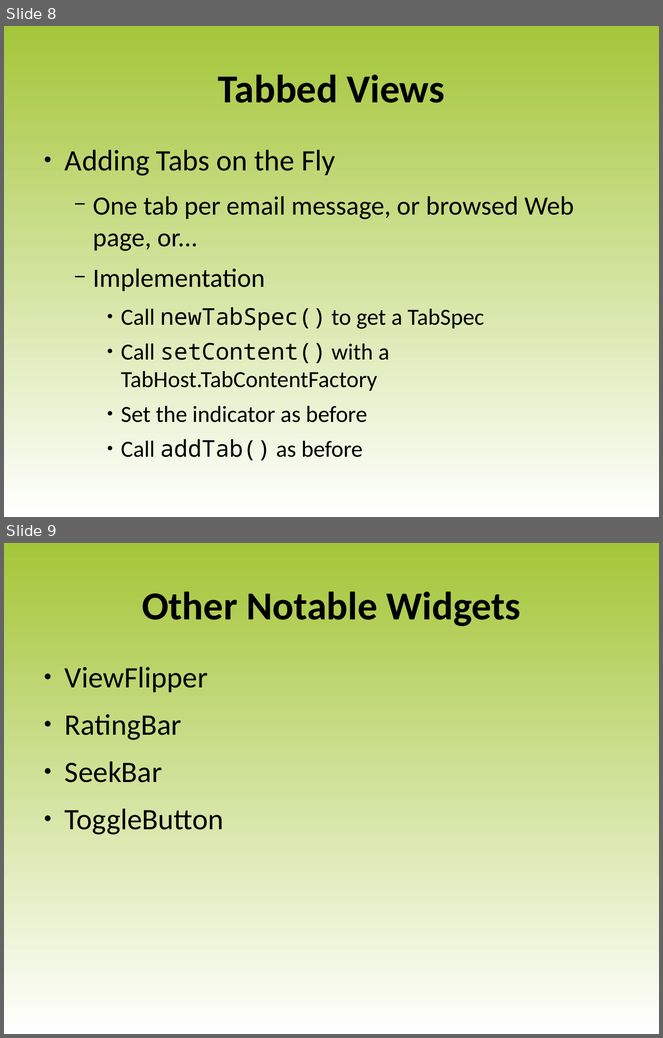
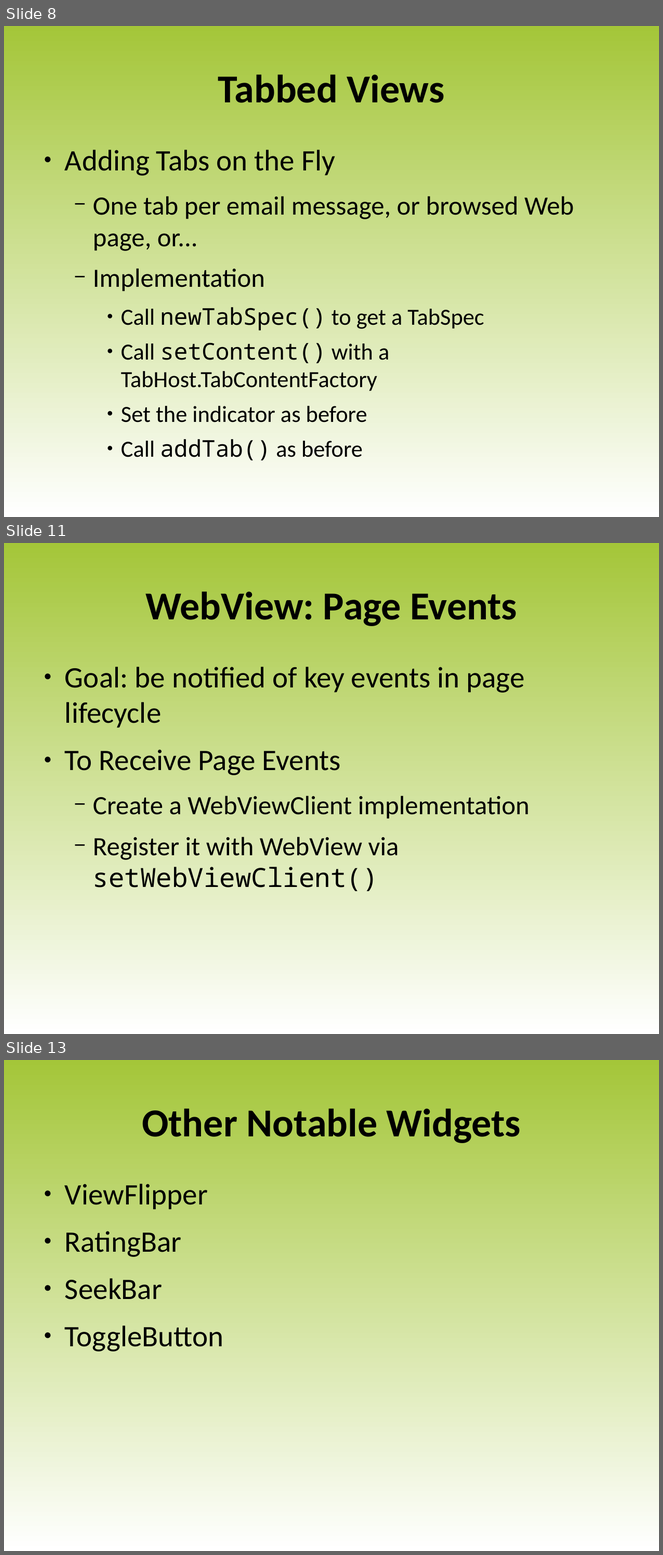
Before and after one commit to luigi-agosti/cw-courseware, a slide deck: 05-MoreWidgets.odp. Shown one above the other, each under a label of ours: slides 8 and 9 before the commit, slides 8, 11 and 13 after it; the slides between them are not shown. The pictures are 663x1038 and 663x1555 pixels, drawn with LibreOffice and Linux fonts; fonts in the diff are those of the drawing; background and template pictures are left out. Boxes give left, top, right and bottom in pixels: in the first picture for what was removed or moved away, otherwise in the second. Text is boxed around its words. In the diff, an @@ line names an element or a change of style, - is before the commit and + after.

```diff
--- a/05-MoreWidgets.odp
+++ b/05-MoreWidgets.odp
@@ slide 11 added at [4,543,659,1034], background gradient #A4C639 to #FFFFFF @@
@@ title added at [145,591,517,626], 48 pt, text #000000, bold @@
+WebView: Page Events
@@ text added at [65,667,530,891], 32 pt, text #000000 @@
+● Goal: be notified of key events in page lifecycle
+● To Receive Page Events
+  − Create a WebViewClient implementation
+  − Register it with WebView via setWebViewClient()
@@ what was slide 9 is now slide 13 @@
```
Also in this commit, not shown: 3 other slides added.
